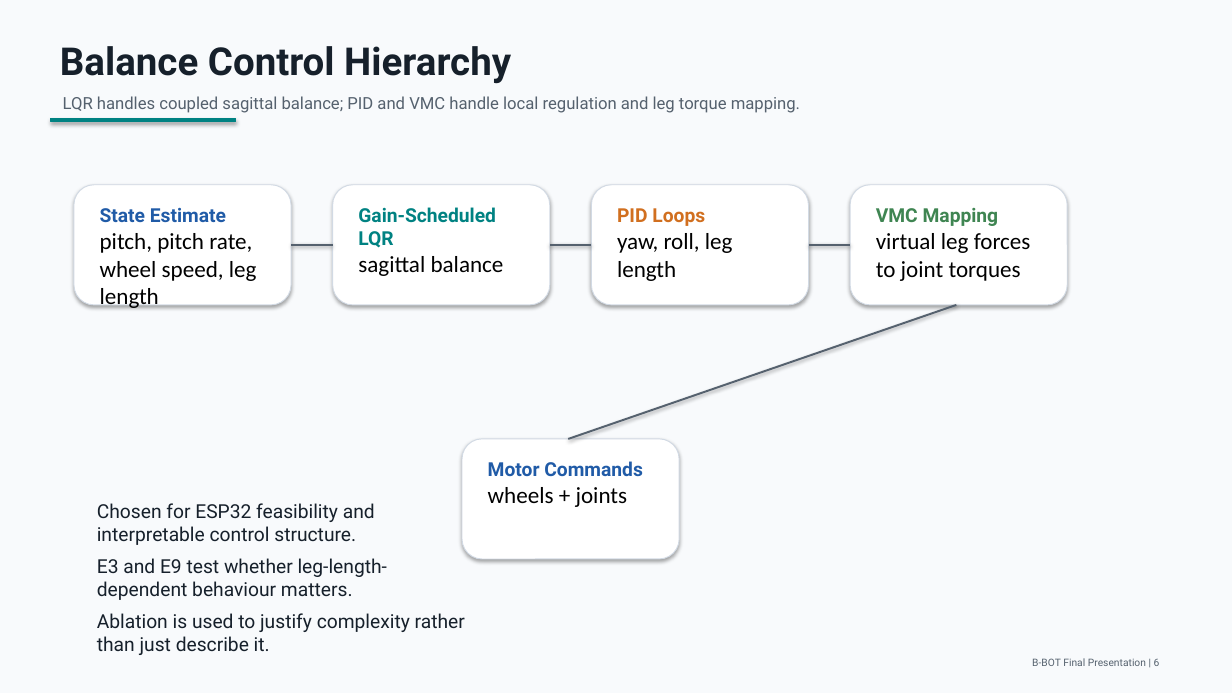
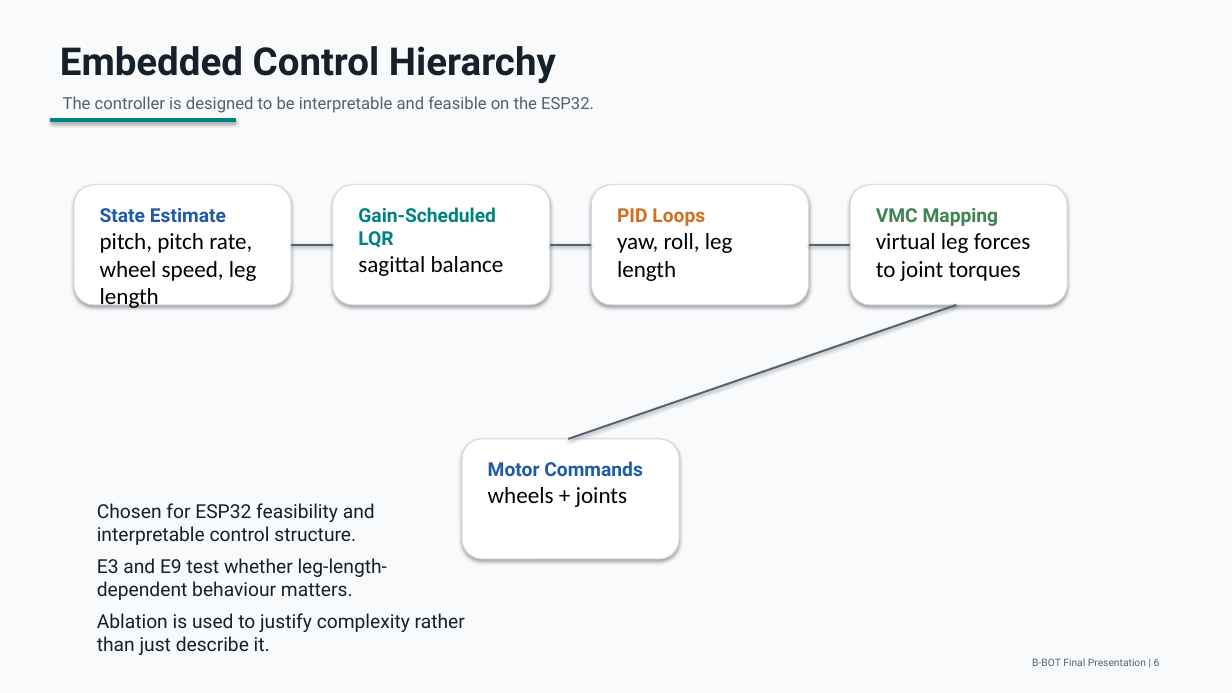
Before and after one commit to Realsbt/B-BOT, a slide deck: slide 6 of Report/presentation/B-BOT_final_presentation.pptx. Drawn at 1232x693 pixels with LibreOffice and Linux fonts; fonts in the diff are those of the drawing. Boxes give left, top, right and bottom in pixels: in the first picture for what was removed or moved away, otherwise in the second. Text is boxed around its words. In the diff, an @@ line names an element or a change of style, - is before the commit and + after.

```diff
--- a/Report/presentation/B-BOT_final_presentation.pptx
+++ b/Report/presentation/B-BOT_final_presentation.pptx
@@ text at (60,46,556,83): text changed @@
-Balance Control Hierarchy
+Embedded Control Hierarchy
@@ text at (63,96,594,113): text changed @@
-LQR handles coupled sagittal balance; PID and VMC handle local regulation and leg torque mapping.
+The controller is designed to be interpretable and feasible on the ESP32.
```
Also in this commit, not shown: 9 other slides changed, 4 other files.
